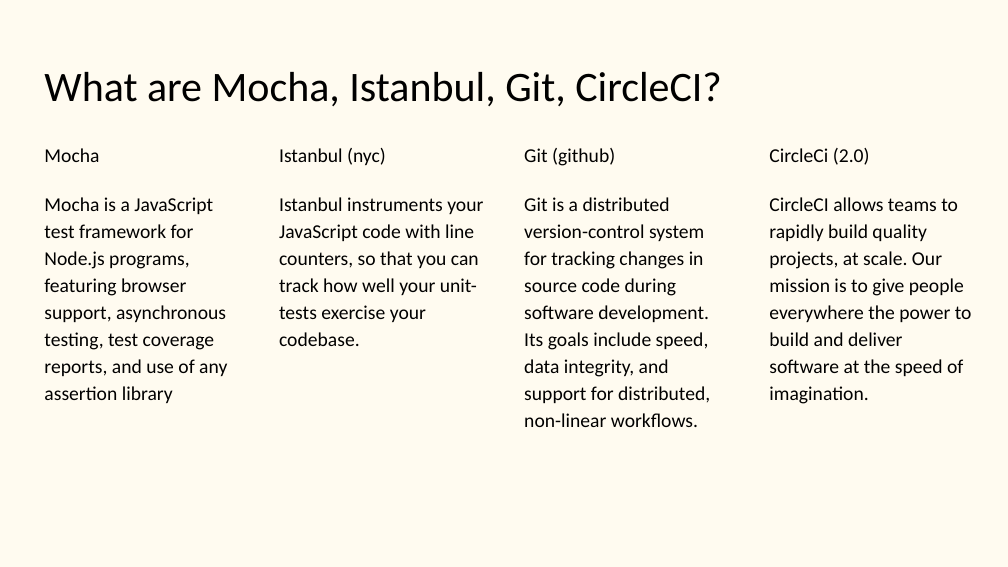
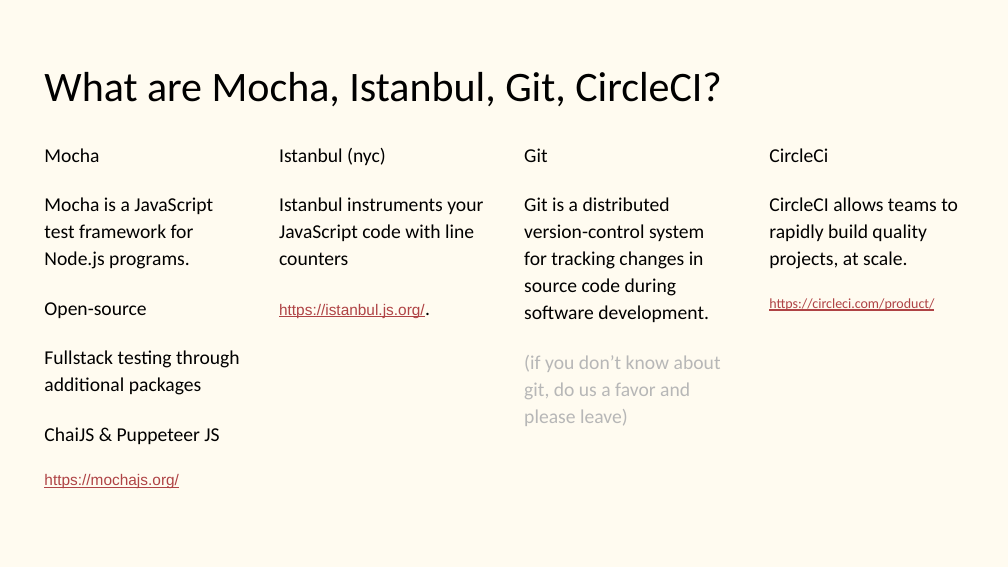
Before and after one commit to ERUD1T3/Mocha-Testing-CI, a slide deck: slide 2 of docs/Mocha - Istanbul - Git - CircleCI.pptx. Drawn at 1008x567 pixels with LibreOffice and Linux fonts; fonts in the diff are those of the drawing. Boxes give left, top, right and bottom in pixels: in the first picture for what was removed or moved away, otherwise in the second. Text is boxed around its words. In the diff, an @@ line names an element or a change of style, - is before the commit and + after.

```diff
--- a/docs/Mocha - Istanbul - Git - CircleCI.pptx
+++ b/docs/Mocha - Istanbul - Git - CircleCI.pptx
@@ text at box(524, 148, 721, 426): text changed @@
-Git (github)
-Git is a distributed version-control system for tracking changes in source code during software development. Its goals include speed, data integrity, and support for distributed, non-linear workflows.
+Git
+Git is a distributed version-control system for tracking changes in source code during software development.
+(if you don’t know about git, do us a favor and please leave)
@@ text at box(769, 148, 958, 311): text changed @@
-CircleCi (2.0)
-CircleCI allows teams to rapidly build quality projects, at scale. Our mission is to give people everywhere the power to build and deliver software at the speed of imagination.
+CircleCi
+CircleCI allows teams to rapidly build quality projects, at scale.
+https://circleci.com/product/
@@ text at box(44, 197, 240, 488): text changed @@
-Mocha is a JavaScript test framework for Node.js programs, featuring browser support, asynchronous testing, test coverage reports, and use of any assertion library
+Mocha is a JavaScript test framework for Node.js programs.
+Open-source
+Fullstack testing through additional packages
+ChaiJS & Puppeteer JS
+https://mochajs.org/
@@ text at box(279, 197, 483, 318): text changed @@
-Istanbul instruments your JavaScript code with line counters, so that you can track how well your unit-tests exercise your codebase.
+Istanbul instruments your JavaScript code with line counters
+https://istanbul.js.org/.
```
Also in this commit, not shown: 2 other slides changed, 3 slides added, 11 other files.
